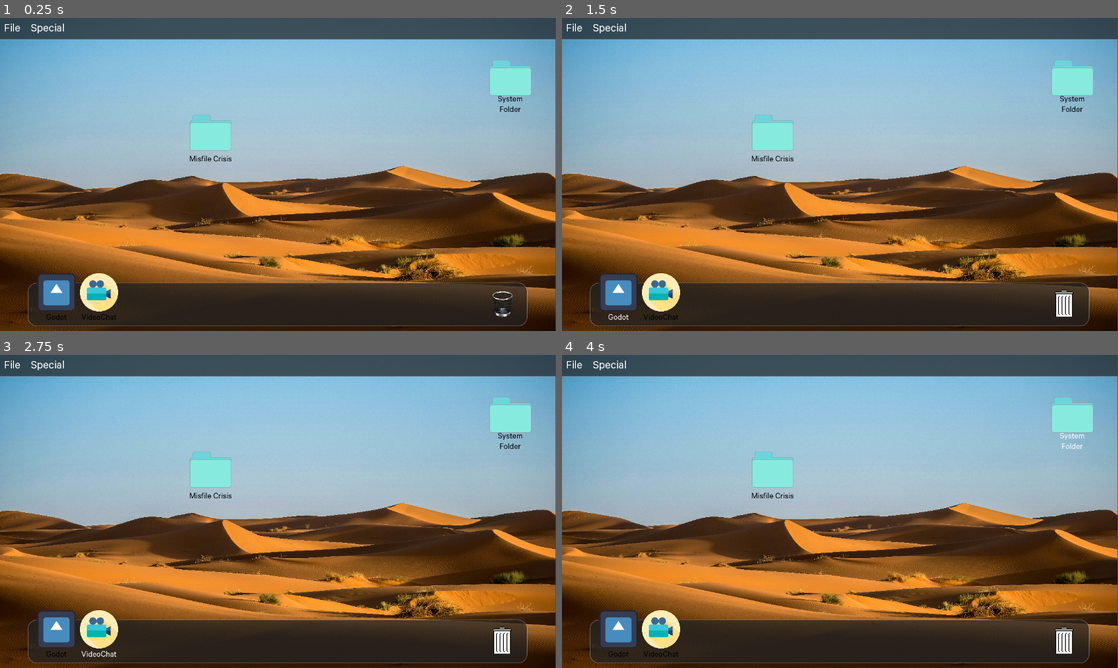
Above: before the commit, frames 1-4 (two rows, left to right).
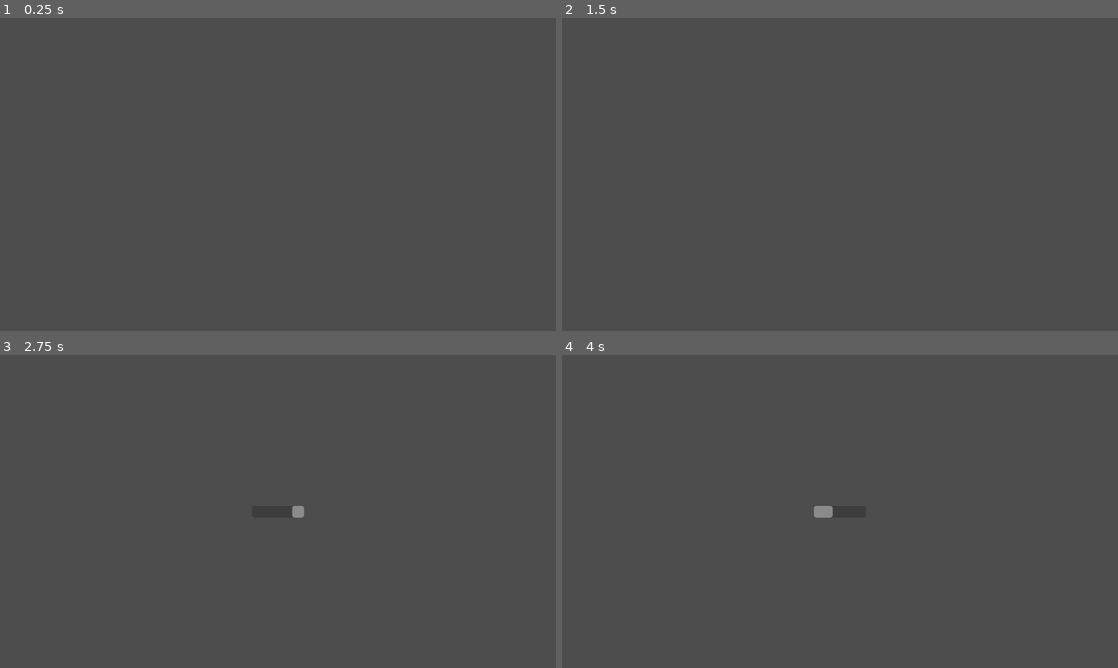
Above: after the commit, the same moments.

Repository: ee0pdt/gwj-78-erase
Game: Godot game, scene res://scene_manager/scene_manager.tscn
The game is run twice, just before and just after one commit, with the same random seed, the same clock (stepped at 60 frames per second) and the same inputs. The engine's default icon, where the game draws it, is replaced by a stand-in: a white triangle on a blue panel in a dark square.
Inputs (mouse positions are in pixels of both pictures, inside the frame that each line leads up to):
- Up to frame 1 (0.25 s): no input
- Up to frame 2 (1.5 s): click (1062, 290) at 0.52 s; click (617, 296) at 1.25 s, where only the run before the commit has a clickable "Godot"
- Up to frame 3 (2.75 s): click (100, 633) at 2 s, where only the run before the commit has a clickable "VideoChat"
- Up to frame 4 (4 s): click (773, 473) at 2.75 s, where only the run before the commit has a clickable "Misfile Crisis"; click (1073, 420) at 3.5 s, where only the run before the commit has a clickable "System Folder"

The runs differ from the first frame. In frame 1, 94% of the frame differs, in the area x 0-100%, y 0-100%; in frame 2, 94%; in frame 3, 94%; in frame 4, 94%.

Commit message:
Scene manager

Diff:
--- a/level/level.gd
+++ b/level/level.gd
@@ -15,7 +15,7 @@
 
 func _ready() -> void:
 	unit = "GB" if os_version == 3.0 else "MB"
-	%SoundStartup.play()
+	#%SoundStartup.play()
 
 
 func _request_empty_trash() -> void:
--- a/level/os3.tscn
+++ b/level/os3.tscn
@@ -22,13 +22,11 @@
 [ext_resource type="Texture2D" uid="uid://bfqj78u42ab5s" path="res://assets/images/Installer@1x.png" id="15_n4dsa"]
 [ext_resource type="AudioStream" uid="uid://dbwjphmrgajy7" path="res://assets/audio/sfx/sfx_emptyTrash_hifi.wav" id="17_xvixd"]
 [ext_resource type="AudioStream" uid="uid://duw4vj2ewo514" path="res://assets/audio/sfx/sfx_throwaway_hifi.wav" id="18_kquc8"]
-[ext_resource type="AudioStream" uid="uid://bpk1ogos1hdri" path="res://assets/audio/music/music_hifi_loop.ogg" id="18_n8232"]
 [ext_resource type="Script" uid="uid://d0o3k2nmyevkt" path="res://level/states/transition.gd" id="20_n4dsa"]
 [ext_resource type="AudioStream" uid="uid://cfseyacgyg6np" path="res://assets/audio/sfx/click/sfx_click1.wav" id="21_lc5mr"]
 [ext_resource type="AudioStream" uid="uid://c1ah206sschrc" path="res://assets/audio/sfx/click/sfx_click2.wav" id="22_7ikqj"]
 [ext_resource type="AudioStream" uid="uid://duglvfwhnr7qp" path="res://assets/audio/sfx/click/sfx_click3.wav" id="23_07nky"]
 [ext_resource type="AudioStream" uid="uid://wnfgdkip3462" path="res://assets/audio/sfx/click/sfx_click4.wav" id="24_vf410"]
-[ext_resource type="AudioStream" uid="uid://c6v82ve0s2pch" path="res://assets/audio/sfx/sfx_startup_hifi.wav" id="29_etycn"]
 
 [sub_resource type="StyleBoxTexture" id="StyleBoxTexture_aen5n"]
 texture = ExtResource("4_abgi6")
@@ -379,6 +377,7 @@
 unique_name_in_owner = true
 visible = false
 custom_minimum_size = Vector2(250, 50)
+layout_mode = 0
 offset_left = 14.0
 offset_top = 89.0
 offset_right = 264.0
@@ -386,19 +385,8 @@
 indeterminate = true
 editor_preview_indeterminate = false
 
-[node name="Music" type="AudioStreamPlayer" parent="."]
-unique_name_in_owner = true
-stream = ExtResource("18_n8232")
-autoplay = true
-bus = &"Music"
-
 [node name="mouseclicks" type="AudioStreamPlayer" parent="."]
 stream = SubResource("AudioStreamRandomizer_n4dsa")
-bus = &"SFX"
-
-[node name="SoundStartup" type="AudioStreamPlayer" parent="."]
-unique_name_in_owner = true
-stream = ExtResource("29_etycn")
 bus = &"SFX"
 
 [connection signal="gui_input" from="Desktop" to="Desktop" method="_on_gui_input"]
--- a/scene_manager/scene_manager.gd
+++ b/scene_manager/scene_manager.gd
@@ -1,11 +1,19 @@
 extends Control
 
 @export_file() var OS1
-@export var fade_duration: float = 2.0  # Duration of crossfade in seconds
+@export var fade_duration: float = 5.0  # Duration of crossfade in seconds
+
 
 func _ready() -> void:
+	%SoundStartup.play()
+	await get_tree().create_timer(2.0).timeout
+	%LoadingOS.show()
+	await get_tree().create_timer(5.0).timeout
 	%MusicOS3.play()
+	%LoadingOS.hide()
+	%OS3.show()
 	GameEvents.downgrade.connect(self._handle_downgrade)
+
 
 func _handle_downgrade() -> void:
 	var OS1_scene = load(OS1).instantiate()
@@ -14,6 +22,13 @@
 	# Start new music at 0 volume
 	%MusicOS1.volume_db = -80
 	%MusicOS1.play()
+
+	await get_tree().create_timer(5.0).timeout
+
+	%OS1Loading.show()
+	%OS3.queue_free()
+
+	await get_tree().create_timer(2.0).timeout
 
 	# Create crossfade
 	var tween = create_tween()
@@ -25,5 +40,7 @@
 	# Stop OS3 music after fade completes
 	await tween.finished
 	%MusicOS3.stop()
-	%OS3.queue_free()
+
+
 	add_child(OS1_scene)
+	%OS1Loading.hide()
--- a/scene_manager/scene_manager.tscn
+++ b/scene_manager/scene_manager.tscn
@@ -1,9 +1,15 @@
-[gd_scene load_steps=5 format=3 uid="uid://dcyntpl7fhnhh"]
+[gd_scene load_steps=9 format=3 uid="uid://dcyntpl7fhnhh"]
 
 [ext_resource type="PackedScene" uid="uid://c2ny0ej7ina0g" path="res://level/os3.tscn" id="1_6w36t"]
 [ext_resource type="Script" uid="uid://d2gi4f4gegll1" path="res://scene_manager/scene_manager.gd" id="1_ms3da"]
 [ext_resource type="AudioStream" uid="uid://bpk1ogos1hdri" path="res://assets/audio/music/music_hifi_loop.ogg" id="2_u1b27"]
 [ext_resource type="AudioStream" uid="uid://pvya3ndgshk5" path="res://assets/audio/music/music_lofi_loop.ogg" id="4_f1dch"]
+[ext_resource type="AudioStream" uid="uid://c6v82ve0s2pch" path="res://assets/audio/sfx/sfx_startup_hifi.wav" id="5_5du7x"]
+[ext_resource type="Texture2D" uid="uid://cl68s7gfimstn" path="res://assets/images/a3k5lpwsn4gm7en71aa.png" id="6_n64yn"]
+[ext_resource type="Theme" uid="uid://cmnrvs380oc6u" path="res://themes/os1_mono.tres" id="7_4al60"]
+
+[sub_resource type="StyleBoxTexture" id="StyleBoxTexture_4al60"]
+texture = ExtResource("6_n64yn")
 
 [node name="SceneManager" type="Control"]
 layout_mode = 3
@@ -17,16 +23,67 @@
 
 [node name="OS3" parent="." instance=ExtResource("1_6w36t")]
 unique_name_in_owner = true
+visible = false
 layout_mode = 1
 
 [node name="MusicOS3" type="AudioStreamPlayer" parent="."]
 unique_name_in_owner = true
 stream = ExtResource("2_u1b27")
-autoplay = true
 bus = &"Music"
 
 [node name="MusicOS1" type="AudioStreamPlayer" parent="."]
 unique_name_in_owner = true
 stream = ExtResource("4_f1dch")
-autoplay = true
 bus = &"Music"
+
+[node name="LoadingOS" type="ProgressBar" parent="."]
+unique_name_in_owner = true
+visible = false
+layout_mode = 1
+anchors_preset = 8
+anchor_left = 0.5
+anchor_top = 0.5
+anchor_right = 0.5
+anchor_bottom = 0.5
+offset_left = -60.0
+offset_top = -13.5
+offset_right = 60.0
+offset_bottom = 13.5
+grow_horizontal = 2
+grow_vertical = 2
+indeterminate = true
+editor_preview_indeterminate = false
+
+[node name="SoundStartup" type="AudioStreamPlayer" parent="."]
+unique_name_in_owner = true
+stream = ExtResource("5_5du7x")
+bus = &"SFX"
+
+[node name="OS1Loading" type="Control" parent="."]
+unique_name_in_owner = true
+visible = false
+layout_mode = 1
+anchors_preset = 15
+anchor_right = 1.0
+anchor_bottom = 1.0
+grow_horizontal = 2
+grow_vertical = 2
+
+[node name="PanelContainer" type="PanelContainer" parent="OS1Loading"]
+layout_mode = 1
+anchors_preset = 15
+anchor_right = 1.0
+anchor_bottom = 1.0
+grow_horizontal = 2
+grow_vertical = 2
+theme_override_styles/panel = SubResource("StyleBoxTexture_4al60")
+
+[node name="LoadingOS1" type="ProgressBar" parent="OS1Loading/PanelContainer"]
+unique_name_in_owner = true
+custom_minimum_size = Vector2(120, 0)
+layout_mode = 2
+size_flags_horizontal = 4
+size_flags_vertical = 4
+theme = ExtResource("7_4al60")
+indeterminate = true
+editor_preview_indeterminate = false
--- a/themes/os1_mono.tres
+++ b/themes/os1_mono.tres
@@ -30,6 +30,12 @@
 
 [sub_resource type="StyleBoxFlat" id="StyleBoxFlat_bbvwv"]
 bg_color = Color(1, 1, 1, 1)
+
+[sub_resource type="StyleBoxFlat" id="StyleBoxFlat_0x3or"]
+bg_color = Color(1, 1, 1, 1)
+
+[sub_resource type="StyleBoxFlat" id="StyleBoxFlat_5a1r7"]
+bg_color = Color(0, 0, 0, 1)
 
 [sub_resource type="StyleBoxFlat" id="StyleBoxFlat_huffe"]
 bg_color = Color(0, 0, 0, 1)
@@ -78,6 +84,13 @@
 MenuButton/styles/normal = ExtResource("3_urqag")
 Panel/styles/panel = SubResource("StyleBoxFlat_34a63")
 PanelContainer/styles/panel = SubResource("StyleBoxFlat_bbvwv")
+ProgressBar/colors/font_color = Color(0, 0, 0, 1)
+ProgressBar/colors/font_outline_color = Color(0, 0, 0, 1)
+ProgressBar/constants/outline_size = 0
+ProgressBar/font_sizes/font_size = 28
+ProgressBar/fonts/font = ExtResource("1_0070d")
+ProgressBar/styles/background = SubResource("StyleBoxFlat_0x3or")
+ProgressBar/styles/fill = SubResource("StyleBoxFlat_5a1r7")
 RichTextLabel/colors/default_color = Color(0, 0, 0, 1)
 RichTextLabel/fonts/bold_font = ExtResource("1_0070d")
 RichTextLabel/fonts/bold_italics_font = ExtResource("1_0070d")
Not shown: 1 places in level/os3.tscn that only renumber resources
Not shown: 1 places in themes/os1_mono.tres that only renumber resources
